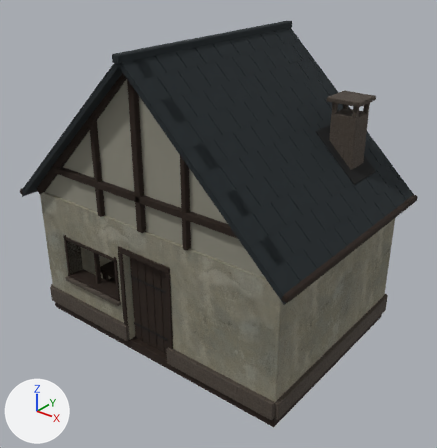
Renders of the glTF model assets/buildings/world-architecture-v1/s_saddler.glb from each side of a commit.
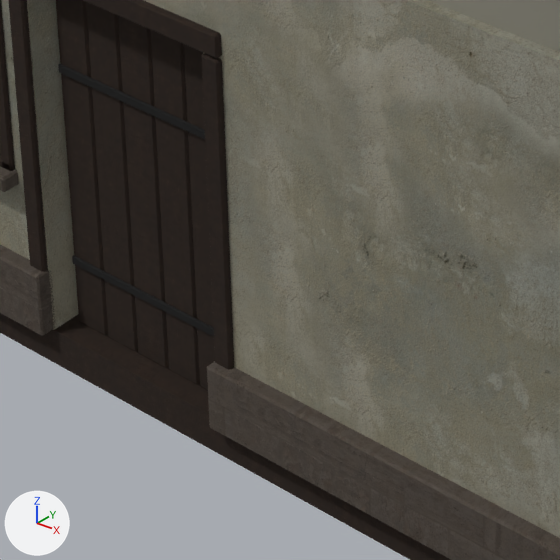
Each version is shown whole from a camera (50 mm lens) standing at (8.41, -10.42, 8.81) and looking at (0.33, -0.33, 2.55), then close up on the part from 27% to 58% of the width and 58% to 88% of the height. Arrows for +X, +Y and +Z are at lower left; the lights stay in place. The older version's two pictures come first. Objects named as collision shapes, trigger or cutter boxes, shadow casters or lower levels of detail are left out. Where no turn or scale is listed for an object, it has been applied to the vertices. Vertices at exactly the same position are counted once.

The first close-up shows 'Door plank', 'Door plank.001', 'Door plank.002', 'Door plank.003', 'Door plank.004', 'Door strap', 'Door strap.001', 'display ledge', 'entry left pier', 'floor'.
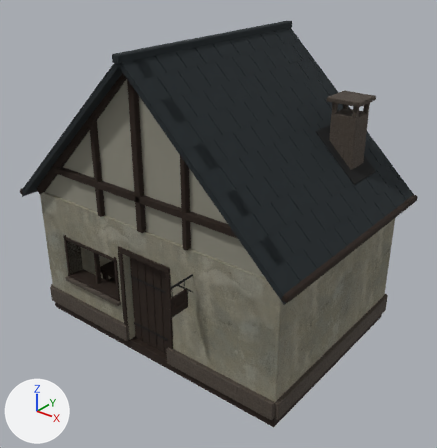
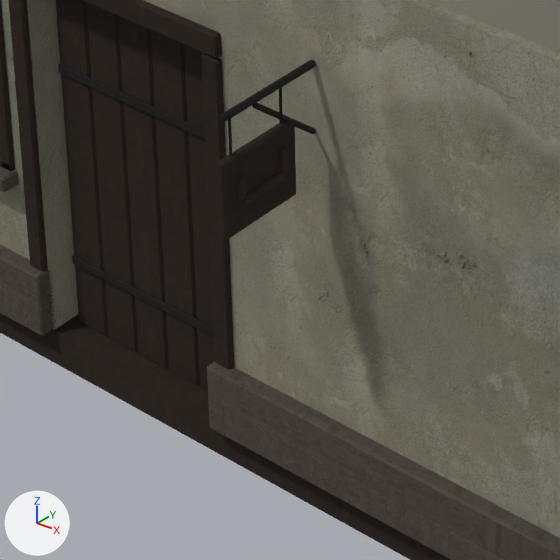
The edits, one by one:
me_cube is used by ob_floor; location (0.0, 0.0, -0.12).
me_cube had 1232 vertices, 2256 faces and spanned x -3.85..3.85, y -2.82..2.82, z -0.12..6.77.
me_cube now has 1256 vertices, 2300 faces and spans x -3.85..3.85, y -3.19..2.82, z -0.12..6.77.
me_cube part 1: the loose piece of 24 vertices spanning x 0.66..0.78, y -2.53..-2.11, z 0.12..2.46 is copied, and the copy is scaled about its middle by (0.335, 1.22, 0.182), then moved by (0.68, -0.61, 0.93); it spans x 1.38..1.42, y -3.19..-2.67, z 2.0..2.44.
me_cube_076 is used by ob_stove_hatch; location (2.55, 0.95, 0.53).
me_cube_076 had 216 vertices, 396 faces and spanned x -0.273..0.273, y -0.112..0.03, z -0.252..0.253.
me_cube_076 now has 270 vertices, 488 faces and spans x -1.17..0.273, y -4.11..0.03, z -0.252..2.04.
me_cube_076 part 2: a new loose piece of 24 vertices spanning x -1.17..-1.13, y -4.11..-3.45, z 2.0..2.04, in mat_s_black_cast_iron (picture img_s_black_cast_iron_patina).
me_cube_076 part 3: 30 vertices added at x -1.165..-1.135, y -4.07..-3.45, z 1.618..2.01.
Mesh me_cube_128 is new.
It has 120 vertices, 216 faces and spans x -0.01..0.08, y -0.18..0.18, z -0.03..0.15.
It uses material mat_s_worn_leather_001 (picture img_s_worn_leather_paint).
Object 'sign saddle seat' (ob_sign_saddle_seat) is new; it shows me_cube_128.
Its location is (1.365, -2.93, 2.06).

Changed parts and their boxes [x1, y1, x2, y2] in the close-ups (560 x 560 px):
'stove hatch', reshaped (not visible before)
    after: [221, 60, 316, 156]
'sign saddle seat', added
    after: [237, 147, 288, 206]
part 1 of me_cube, added
    after: [217, 119, 296, 240]
part 2 of me_cube_076, added
    after: [221, 60, 316, 122]
part 3 of me_cube_076, added
    after: [228, 87, 316, 156]
